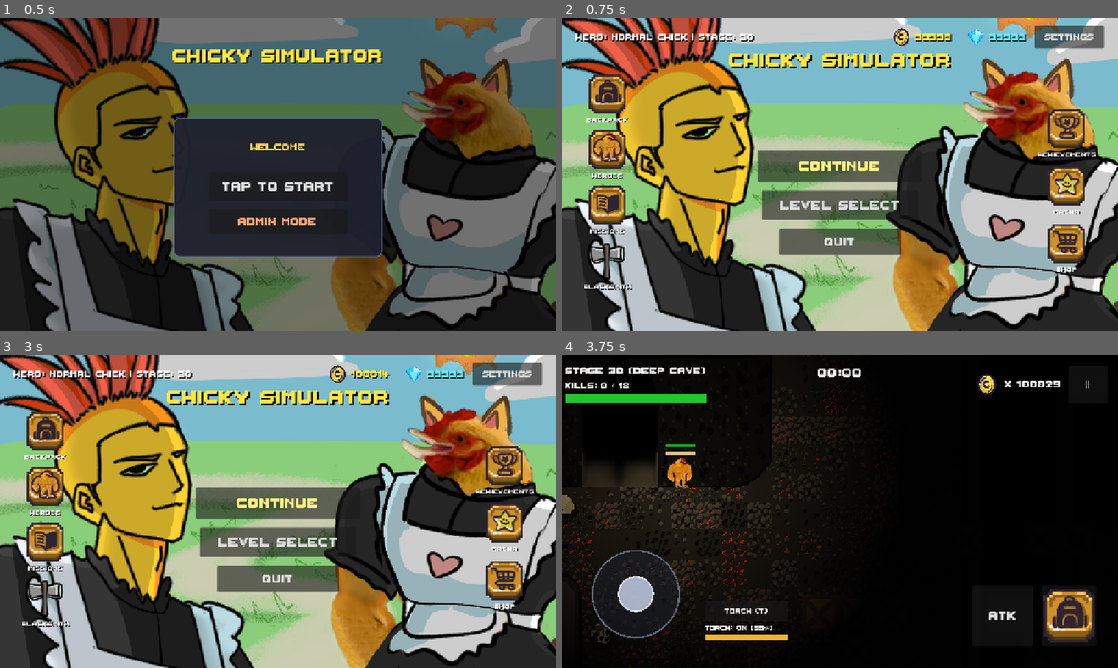
Above: before the commit, frames 1-4 (two rows, left to right).
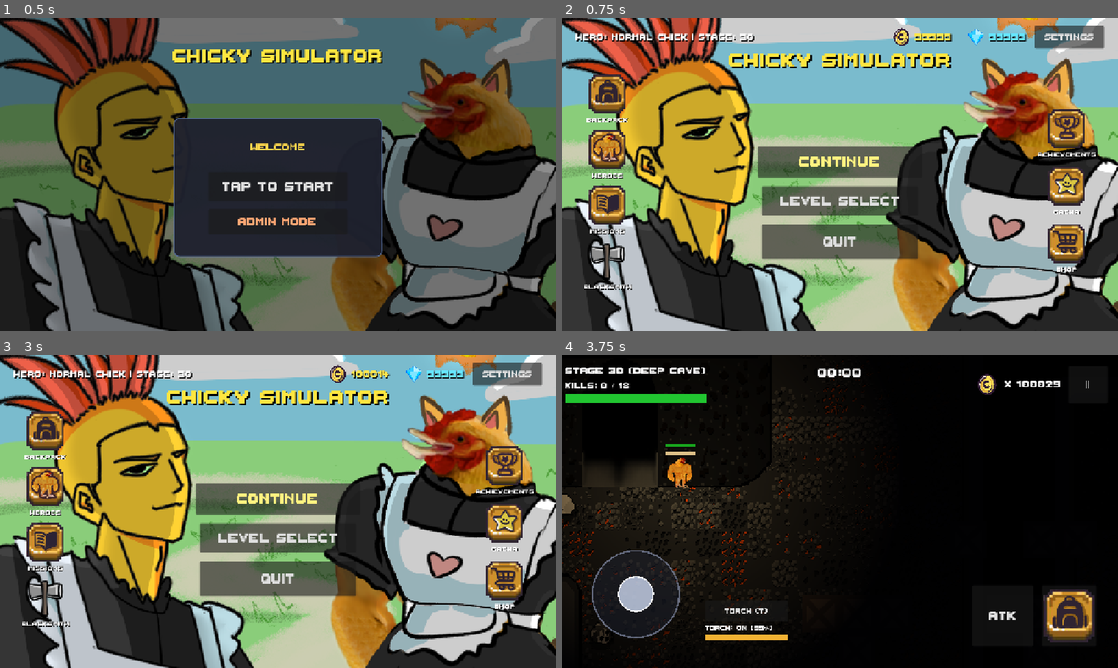
Above: after the commit, the same moments.

Repository: PuoLin/Chicky-Simulator-v3.0
Game: Godot game, scene res://scenes/ui/AuthScreen.tscn
Two runs of this game, one before a commit and one after it. Both use one fixed random seed, a clock stepped at 60 frames per second and the inputs below. Sound files missing from this copy of the repository are replaced by a short silence.
Inputs:
- Up to frame 1 (0.5 s): no input
- Up to frame 2 (0.75 s): click "ADMIN MODE" at 0.5 s
- Up to frame 3 (3 s): click "CONTINUE" at 1.25 s; click "||" at 2 s; click "MAIN MENU" at 2.75 s
- Up to frame 4 (3.75 s): click "CONTINUE" at 3.5 s

Frame 1 is identical in both runs. In frame 2, 3.7% of the frame differs, in the area x 35-64%, y 40-78%; in frame 3, 3.7%; in frame 4, nothing differs.

Commit message:
Fixed the quit button

Diff:
--- a/scenes/main/MainMenu.tscn
+++ b/scenes/main/MainMenu.tscn
@@ -165,10 +165,10 @@
 text = "LEVEL SELECT"
 
 [node name="QuitButton" type="Button" parent="CenterVBox" unique_id=946078903]
-custom_minimum_size = Vector2(280, 60)
-layout_mode = 2
-size_flags_horizontal = 4
-theme_override_font_sizes/font_size = 44
+custom_minimum_size = Vector2(360, 80)
+layout_mode = 2
+size_flags_horizontal = 4
+theme_override_font_sizes/font_size = 48
 text = "QUIT"
 
 [node name="LeftNav" type="VBoxContainer" parent="." unique_id=2023403121]
--- a/scripts/ui/main_menu.gd
+++ b/scripts/ui/main_menu.gd
@@ -41,9 +41,6 @@
 
 func _ready() -> void:
 	AudioManager.play_music("menu")
-
-	if OS.has_feature("web") and quit_btn:
-		quit_btn.hide()
 
 	play_btn.pressed.connect(_on_play_pressed)
 	select_btn.pressed.connect(_on_select_pressed)
@@ -102,5 +99,9 @@
 	get_tree().change_scene_to_file("res://scenes/main/LevelSelect.tscn")
 
 func _on_quit_pressed() -> void:
-	if not OS.has_feature("web"):
-		get_tree().quit()
+	if OS.has_feature("web"):
+		# Tell the Huawei Quick App webview to close or go back
+		JavaScriptBridge.eval("window.close(); window.history.back();")
+
+	# Fallback: Kill the Godot engine process
+	get_tree().quit()
Not shown, changed: huawei_build/index.pck
